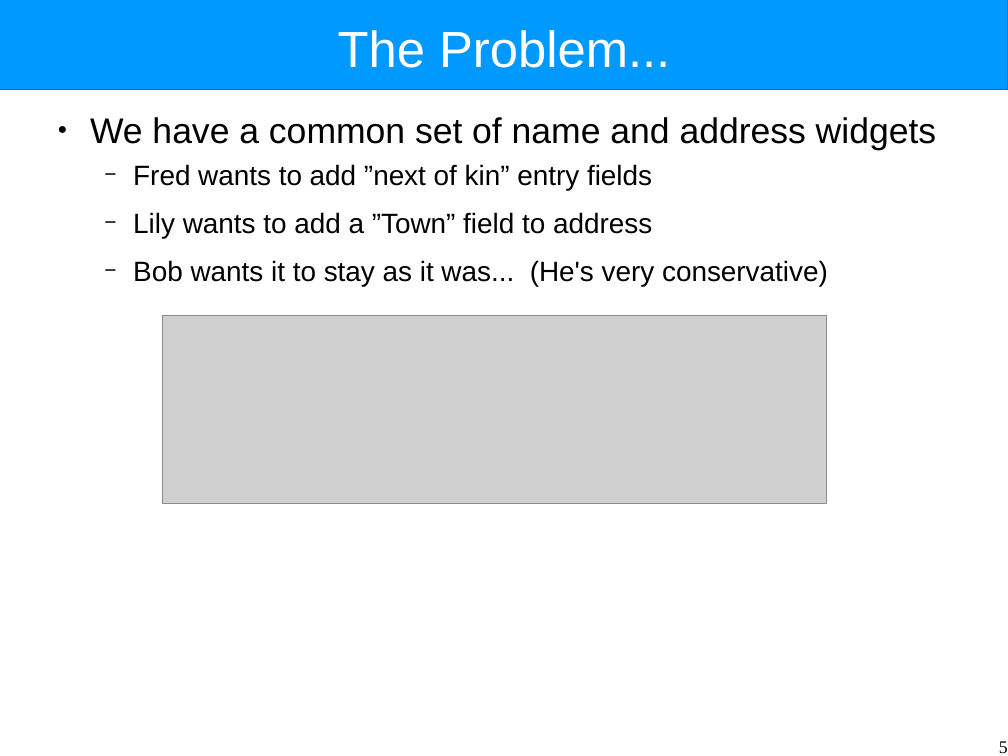
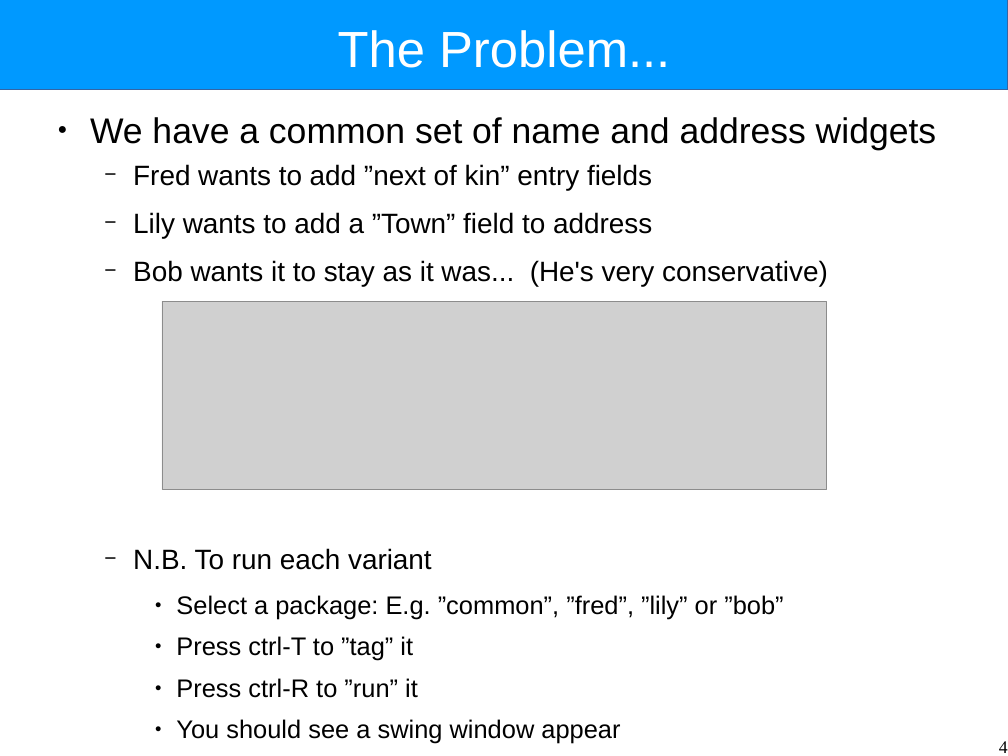
Before and after one commit to Intrinsarc/intrinsarc-evolve, a slide deck: slide 4 of Academic Work/lectures/components-tutorial.odp (slide 5 before the commit). Drawn at 1008x756 pixels with LibreOffice and Linux fonts; fonts in the diff are those of the drawing; grey boxes stand for pictures. Boxes give left, top, right and bottom in pixels: in the first picture for what was removed or moved away, otherwise in the second. Text is boxed around its words. In the diff, an @@ line names an element or a change of style, - is before the commit and + after.

```diff
--- a/Academic Work/lectures/components-tutorial.odp
+++ b/Academic Work/lectures/components-tutorial.odp
@@ picture moved from (x1=162, y1=316, x2=827, y2=504) to (x1=162, y1=301, x2=827, y2=489) @@
@@ text at (x1=133, y1=548, x2=783, y2=744): paragraphs added @@
+  − N.B. To run each variant
+    ● Select a package: E.g. ”common”, ”fred”, ”lily” or ”bob”
+    ● Press ctrl-T to ”tag” it
+    ● Press ctrl-R to ”run” it
+    ● You should see a swing window appear
@@ page number at (x1=999, y1=741, x2=1008, y2=753): text changed @@
-5
+4
```
Also in this commit, not shown: 2 other slides changed, 1 slide removed, 5 other files.
